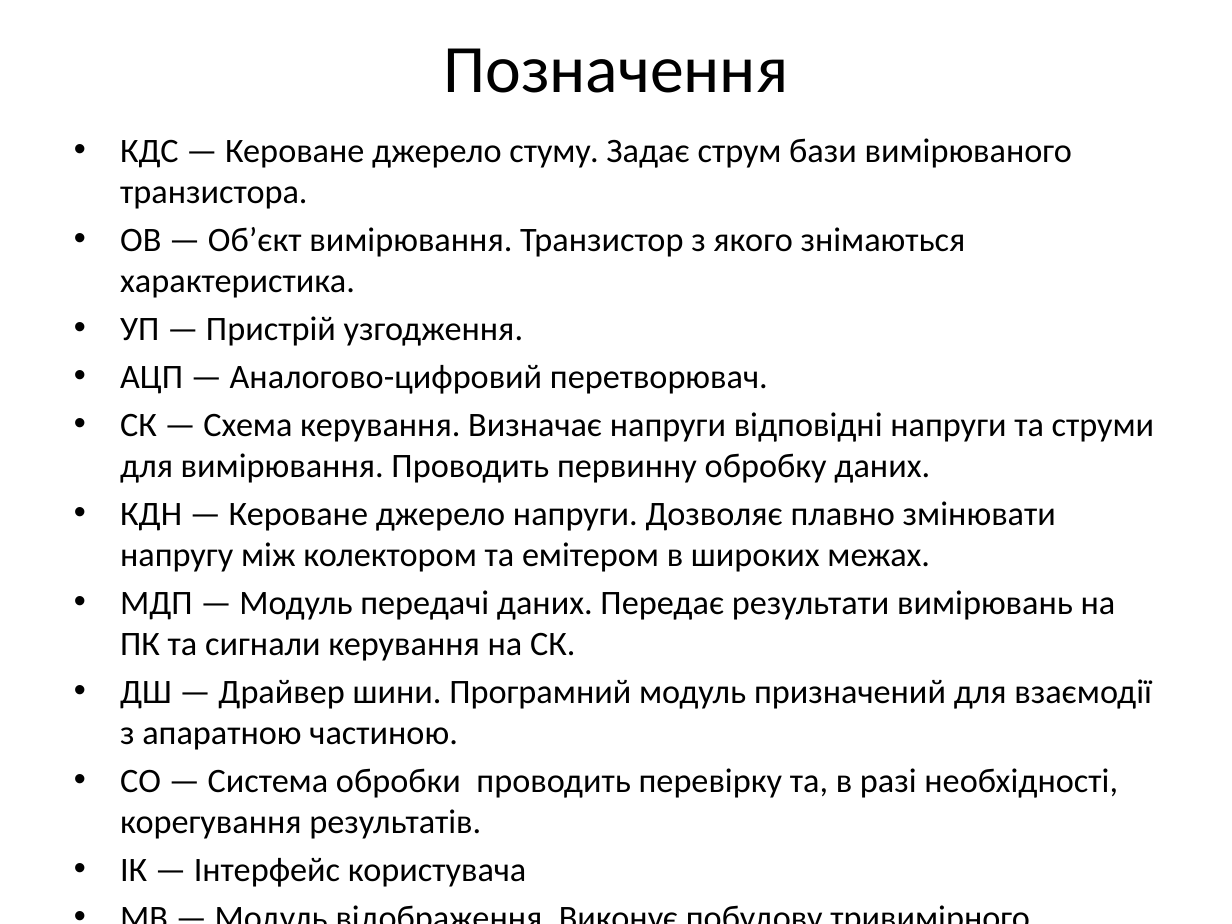
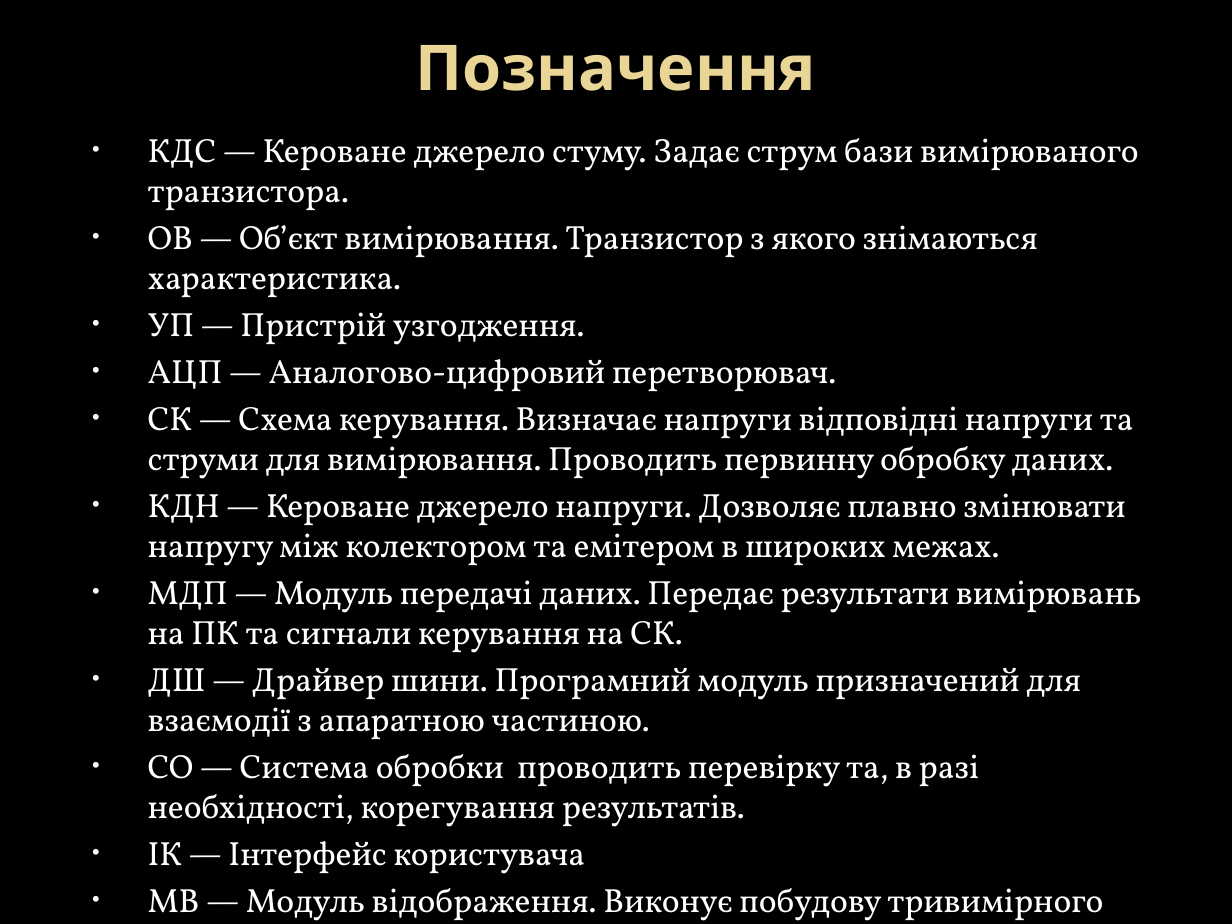
Before and after one commit to DoctorScrept/Temp, a slide deck: slide 6 of Conferece/Report1.pptx. Drawn at 1232x924 pixels with LibreOffice and Linux fonts; fonts in the diff are those of the drawing; background and template pictures are left out. Boxes give left, top, right and bottom in pixels: in the first picture for what was removed or moved away, otherwise in the second. Text is boxed around its words. In the diff, an @@ line names an element or a change of style, - is before the commit and + after.

```diff
--- a/Conferece/Report1.pptx
+++ b/Conferece/Report1.pptx
@@ background #FFFFFF to picture (left out) @@
@@ title "Позначення" at (415,45,816,91): size 39.6 to 36.9 pt, font Calibri to Noto Sans, text colour #000000 to gradient #EAD696 to #E7D081, bold on @@
@@ text "КДС — Кероване джерело стуму. ..." at (148,138,1142,874): size 20 to 19.6 pt, font Calibri to Vollkorn, text colour #000000 to #FFFFFF; indent changed @@
```
Also in this commit, not shown: 5 other slides changed, 1 other file.
